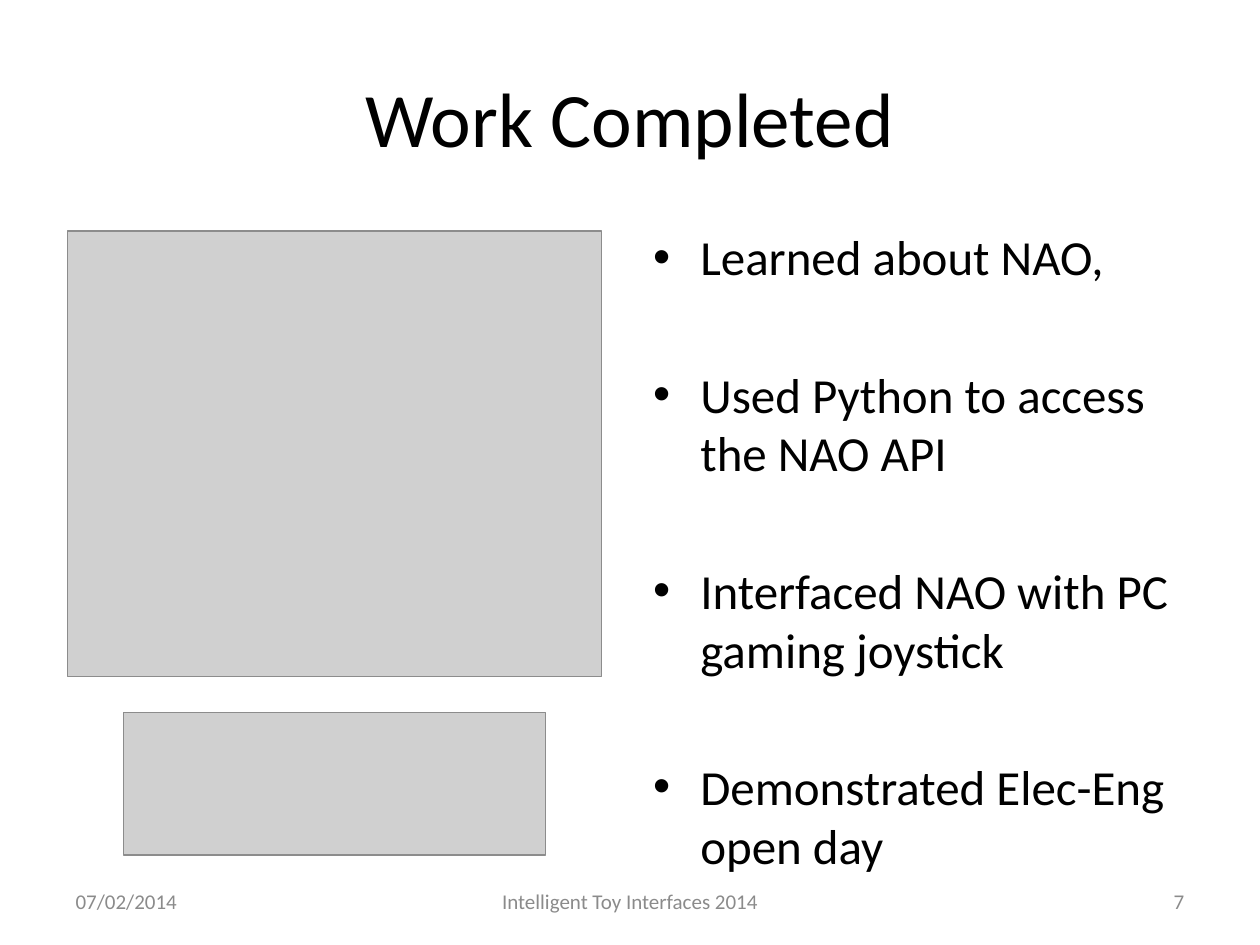
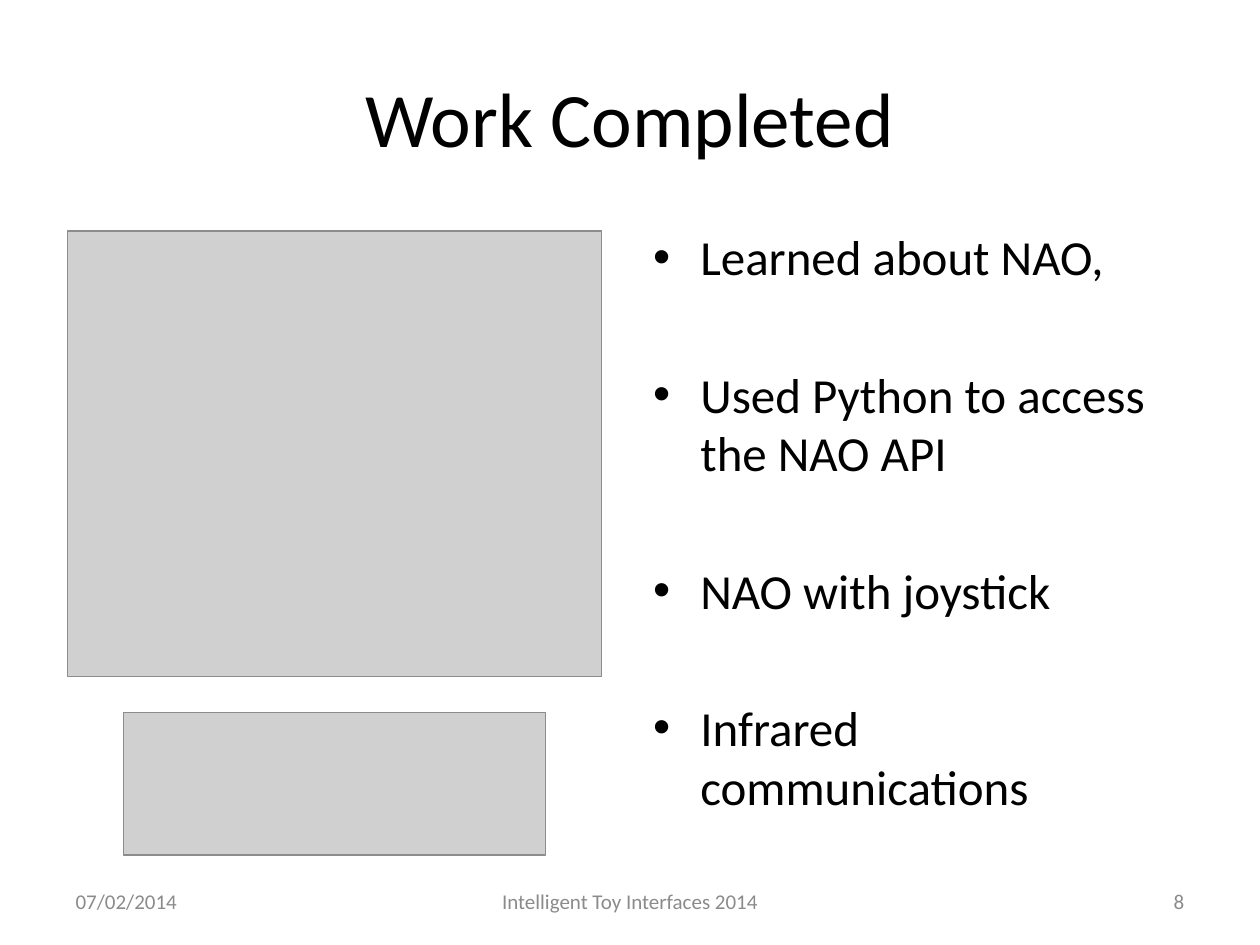
Before and after one commit to AlexJaeger/presfyp, a slide deck: slide 8 of Presentation.pptx (slide 7 before the commit). Drawn at 1260x945 pixels with LibreOffice and Linux fonts; fonts in the diff are those of the drawing; grey boxes stand for pictures; background and template pictures are left out. Boxes give left, top, right and bottom in pixels: in the first picture for what was removed or moved away, otherwise in the second. Text is boxed around its words. In the diff, an @@ line names an element or a change of style, - is before the commit and + after.

```diff
--- a/Presentation.pptx
+++ b/Presentation.pptx
@@ text at (700, 575, 1051, 806): text changed @@
-• Interfaced NAO with PC gaming joystick
-• Demonstrated Elec-Eng open day
+• NAO with joystick
+• Infrared communications
@@ page number at (1174, 895, 1185, 909): text changed @@
-7
+8
```
Also in this commit, not shown: 1 other slide changed, 2 slides added, 1 other file.
